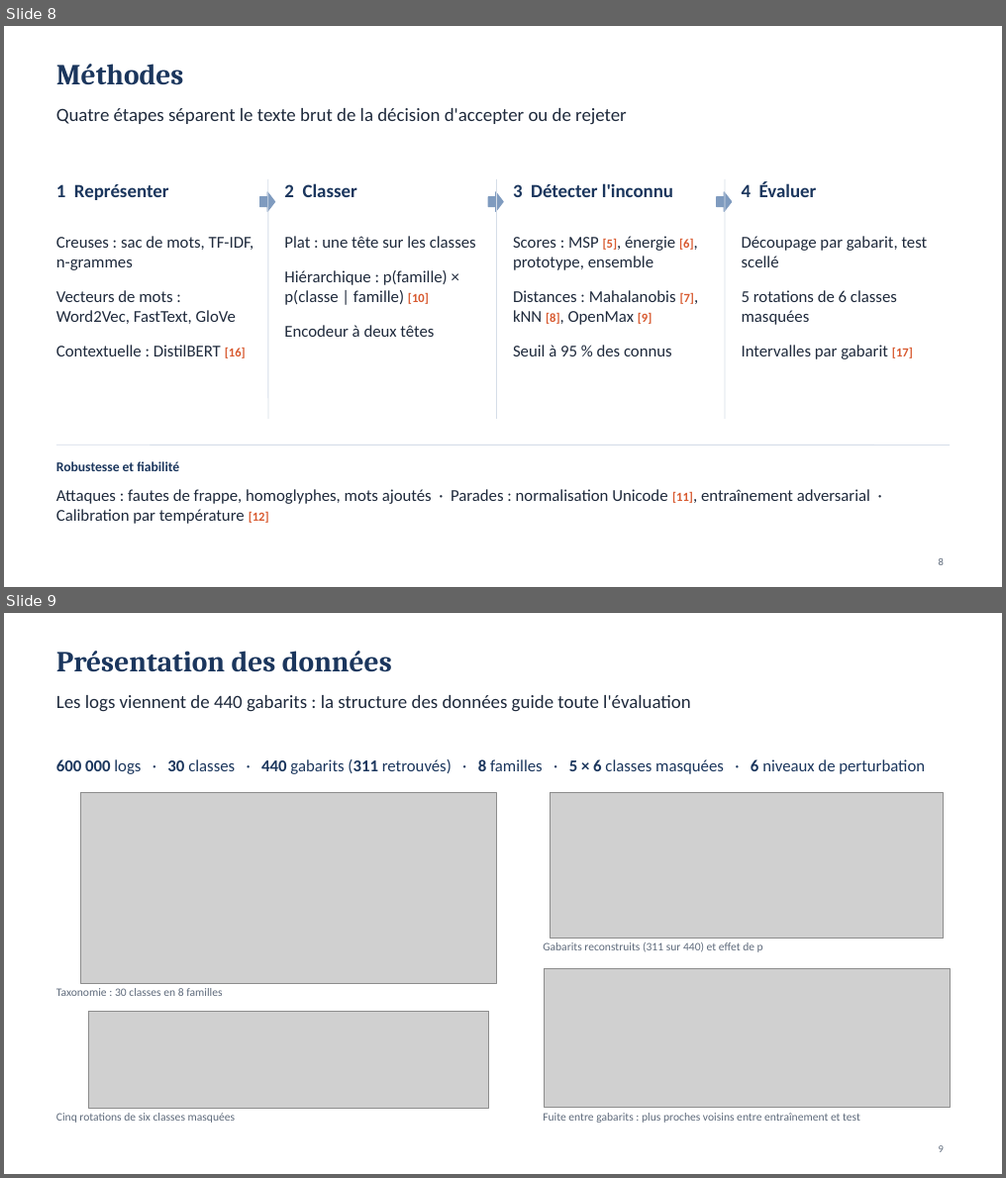
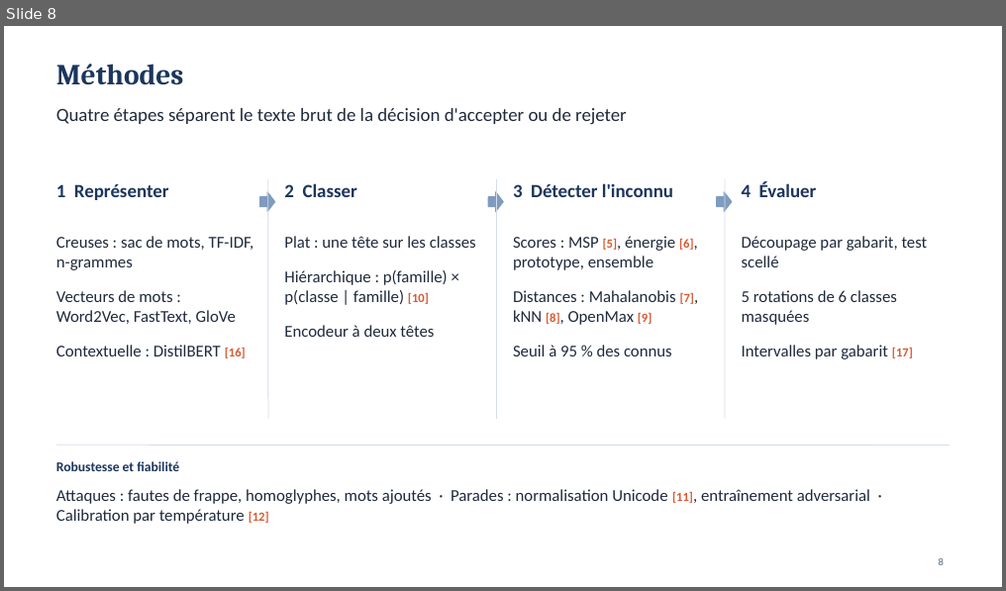
Before and after one commit to MADENIYOU/siem-open-world-log-classification, a slide deck: presentation/Soutenance_SIEM_monde_ouvert.pptx. Shown one above the other, each under a label of ours: slides 8 and 9 before the commit, slide 8 after it. The pictures are 1006x1178 and 1006x591 pixels, drawn with LibreOffice and Linux fonts; fonts in the diff are those of the drawing; grey boxes stand for pictures. Boxes give left, top, right and bottom in pixels: in the first picture for what was removed or moved away, otherwise in the second. Text is boxed around its words. In the diff, an @@ line names an element or a change of style, - is before the commit and + after.

```diff
--- a/presentation/Soutenance_SIEM_monde_ouvert.pptx
+++ b/presentation/Soutenance_SIEM_monde_ouvert.pptx
@@ slide 9 removed at (4,613,1002,1174), background #FFFFFF @@
@@ title removed at (56,651,392,672) @@
-Présentation des données
@@ text removed at (56,695,691,712) @@
-Les logs viennent de 440 gabarits : la structure des données guide toute l'évaluation
@@ text removed at (56,760,925,774) @@
-600 000 logs · 30 classes · 440 gabarits (311 retrouvés) · 8 familles · 5 × 6 classes masquées · 6 niveaux de perturbation
@@ picture removed at (80,792,496,983) @@
@@ picture removed at (550,792,944,939) @@
@@ text removed at (543,943,763,953) @@
-Gabarits reconstruits (311 sur 440) et effet de p
@@ picture removed at (544,968,950,1107) @@
@@ text removed at (56,988,222,996) @@
-Taxonomie : 30 classes en 8 familles
@@ picture removed at (88,1011,488,1109) @@
@@ text removed at (56,1113,235,1123) @@
-Cinq rotations de six classes masquées
@@ text removed at (543,1113,860,1123) @@
-Fuite entre gabarits : plus proches voisins entre entraînement et test
@@ page number removed at (939,1146,944,1153) @@
-9
```
Also in this commit, not shown: 1 slide changed, 3 slides added, 3 other files.
